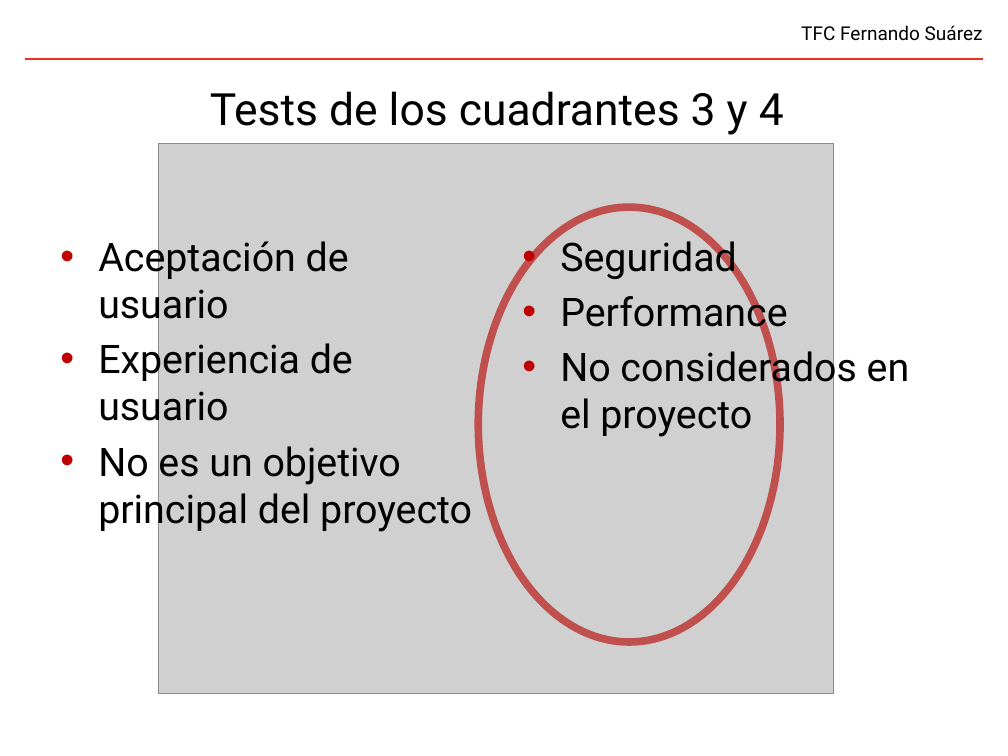
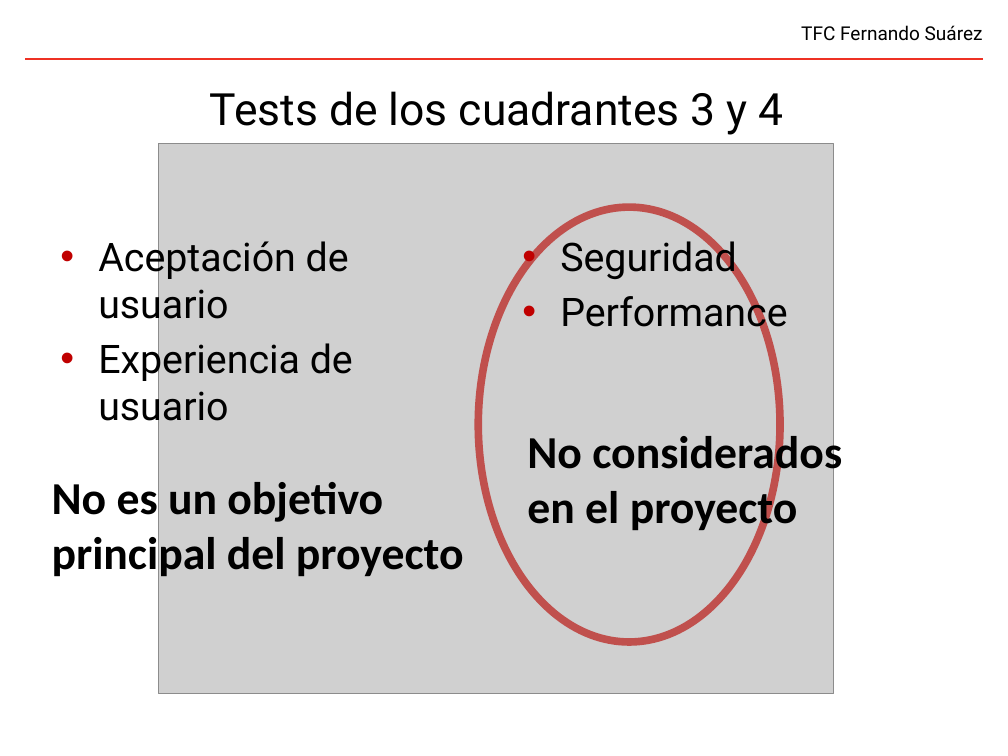
Before and after one commit to fsuarezj/toolBuilder-portlet, a slide deck: slide 13 of doc/presentation/presentacion.pptx. Drawn at 1008x756 pixels with LibreOffice and Linux fonts; fonts in the diff are those of the drawing; grey boxes stand for pictures; background and template pictures are left out. Boxes give left, top, right and bottom in pixels: in the first picture for what was removed or moved away, otherwise in the second. Text is boxed around its words. In the diff, an @@ line names an element or a change of style, - is before the commit and + after.

```diff
--- a/doc/presentation/presentacion.pptx
+++ b/doc/presentation/presentacion.pptx
@@ text at box(560, 345, 910, 437): paragraph removed @@
-• No considerados en el proyecto
@@ text at box(98, 440, 472, 533): paragraph removed @@
-• No es un objetivo principal del proyecto
@@ text added at box(527, 430, 842, 535), 36 pt, text #000000, bold @@
+No considerados en el proyecto
@@ text added at box(52, 482, 464, 581), 36 pt, text #000000, bold @@
+No es un objetivo principal del proyecto
```
Also in this commit, not shown: 6 other slides changed.
